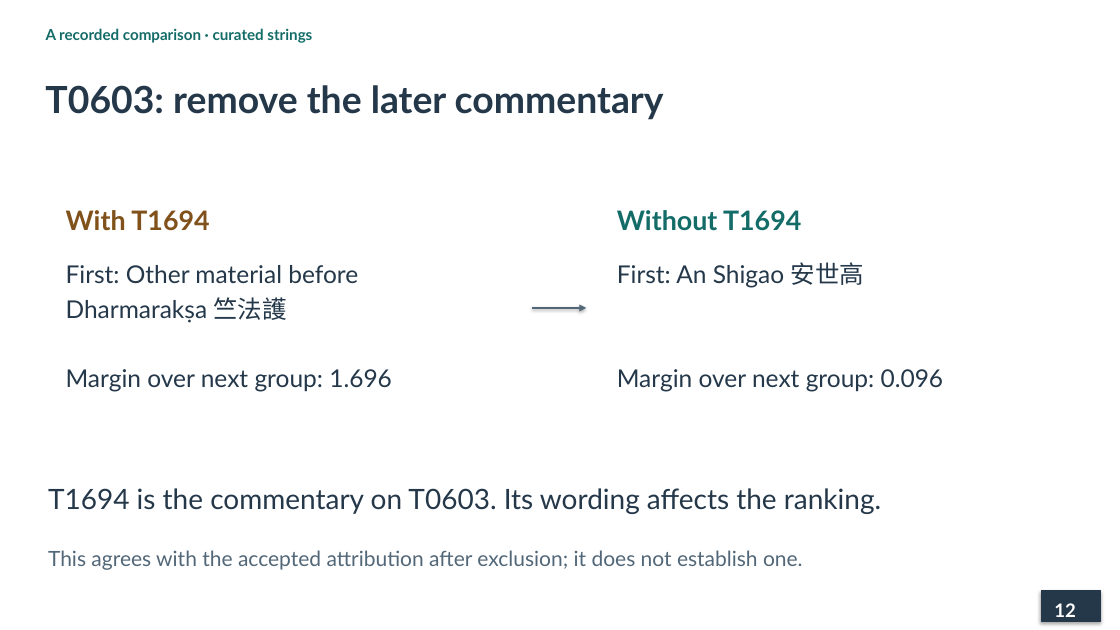
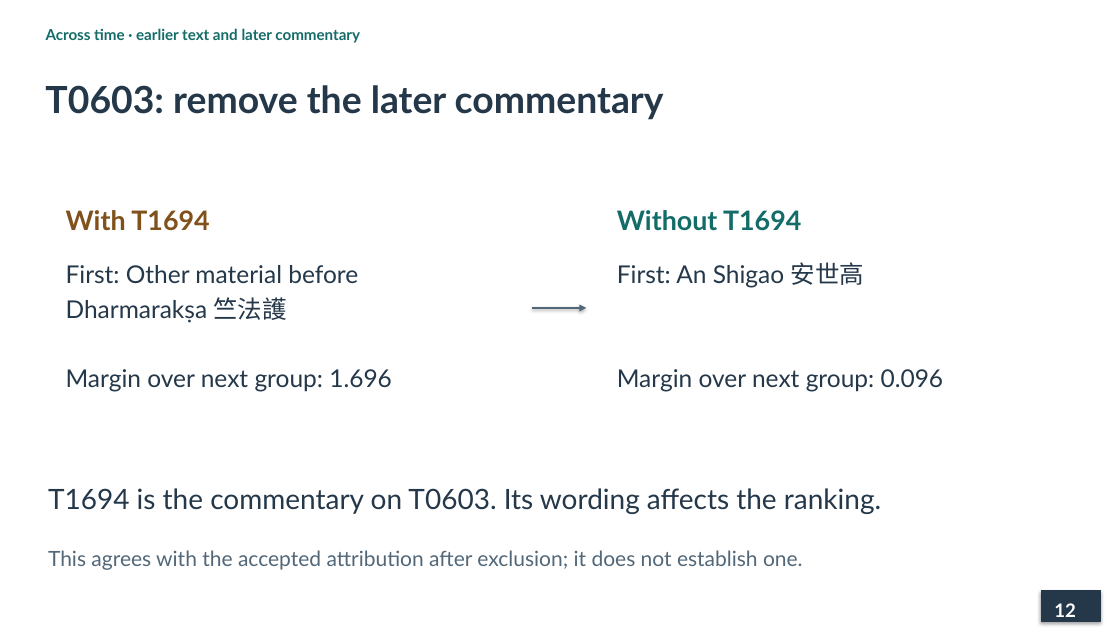
Before and after one commit to lopentu/cohort, a slide deck: slide 12 of docs/presentation/cohort-pnc-2026.pptx. Drawn at 1120x630 pixels with LibreOffice and Linux fonts; fonts in the diff are those of the drawing. Boxes give left, top, right and bottom in pixels: in the first picture for what was removed or moved away, otherwise in the second. Text is boxed around its words. In the diff, an @@ line names an element or a change of style, - is before the commit and + after.

```diff
--- a/docs/presentation/cohort-pnc-2026.pptx
+++ b/docs/presentation/cohort-pnc-2026.pptx
@@ text at (46,28,360,43): text changed @@
-A recorded comparison · curated strings
+Across time · earlier text and later commentary
```
Also in this commit, not shown: 2 other slides changed, 4 other files.
